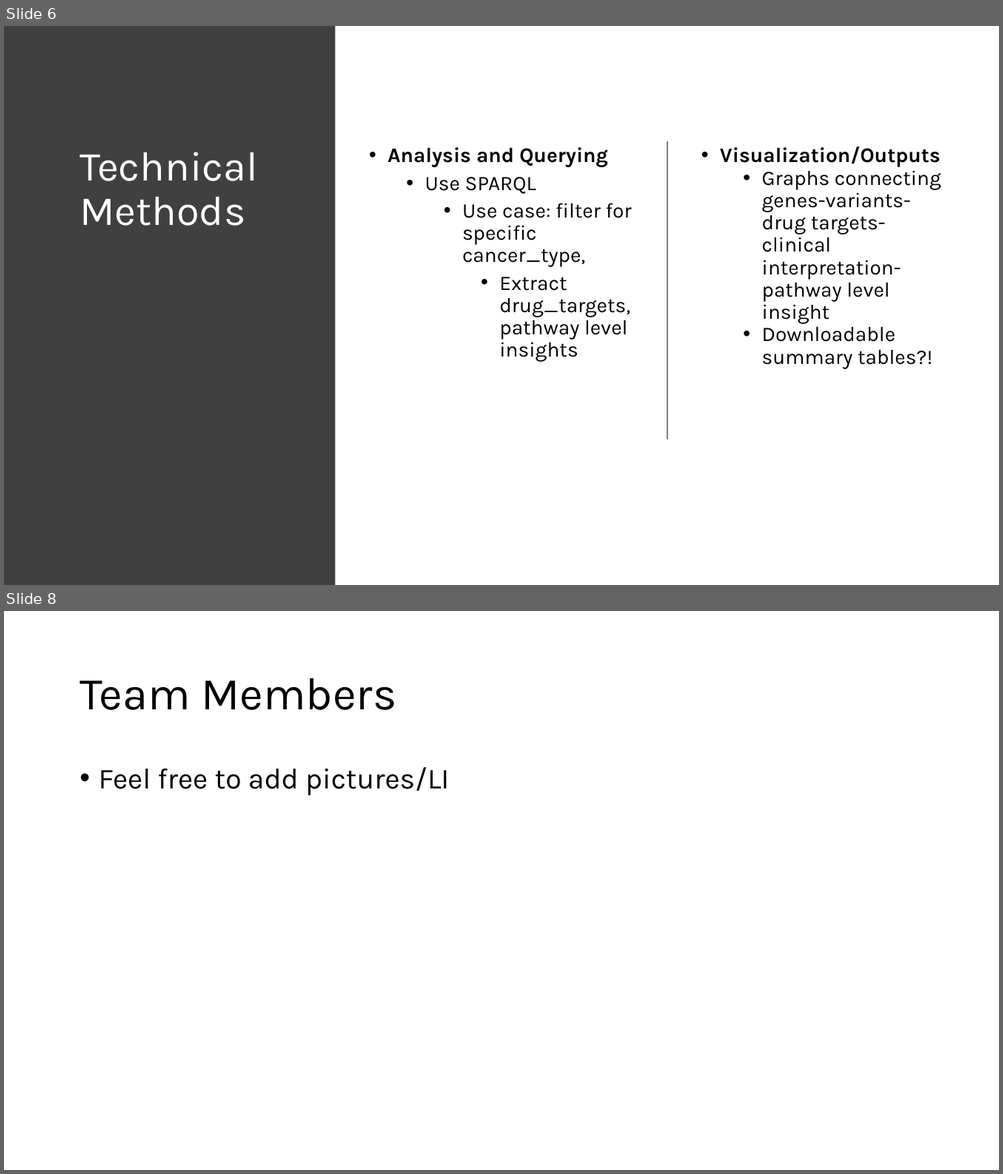
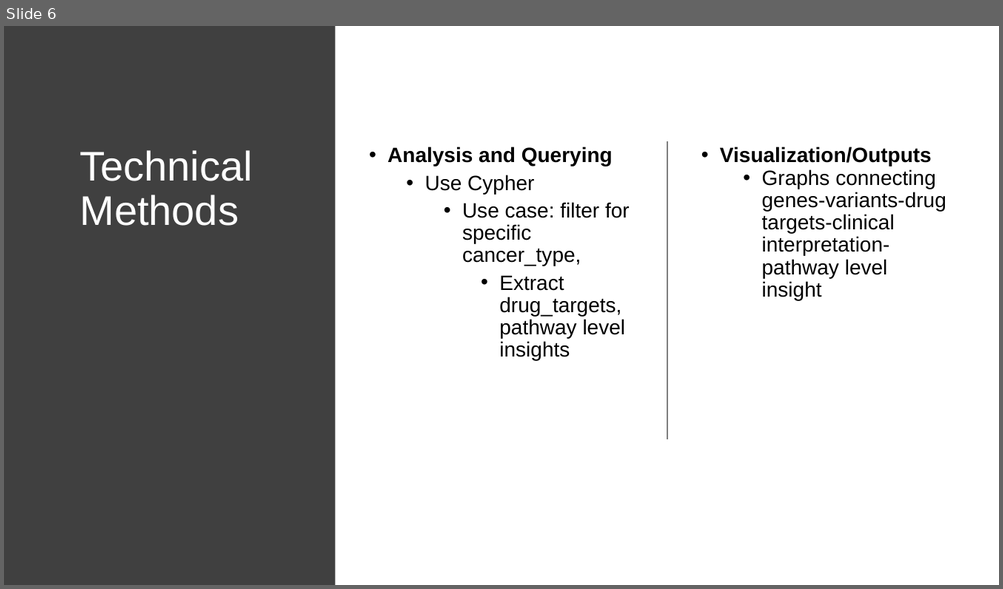
Before and after one commit to collaborativebioinformatics/GeNETwork, a slide deck: Presentation/FinalPresentation_Template.pptx. Shown one above the other, each under a label of ours: slides 6 and 8 before the commit, slide 6 after it; the slides between them are not shown. The pictures are 1003x1174 and 1003x589 pixels, drawn with LibreOffice and Linux fonts; fonts in the diff are those of the drawing. Boxes give left, top, right and bottom in pixels: in the first picture for what was removed or moved away, otherwise in the second. Text is boxed around its words. In the diff, an @@ line names an element or a change of style, - is before the commit and + after.

```diff
--- a/Presentation/FinalPresentation_Template.pptx
+++ b/Presentation/FinalPresentation_Template.pptx
@@ slide 8 removed at [4,611,999,1170], background #FFFFFF @@
@@ title removed at [79,678,396,710] @@
-Team Members
@@ text removed at [99,767,449,796] @@
-• Feel free to add pictures/LI
@@ slide 6 changed as well @@
@@ title "Technical Methods" at [79,150,252,226]: font Karla to Arial @@
@@ text at [387,147,629,360]: font Karla to Arial; less space between paragraphs @@
@@ text "Visualization/Outputs" at [720,147,946,301]: font Karla to Arial; less space between paragraphs @@
@@ text at [425,175,534,194]: text changed; font Karla to Arial @@
-  • Use SPARQL
+  • Use Cypher
@@ text at [762,323,932,369]: paragraph removed @@
-  • Downloadable summary tables?!
```
Also in this commit, not shown: 5 other slides changed, 4 slides added, 1 other slide removed.
